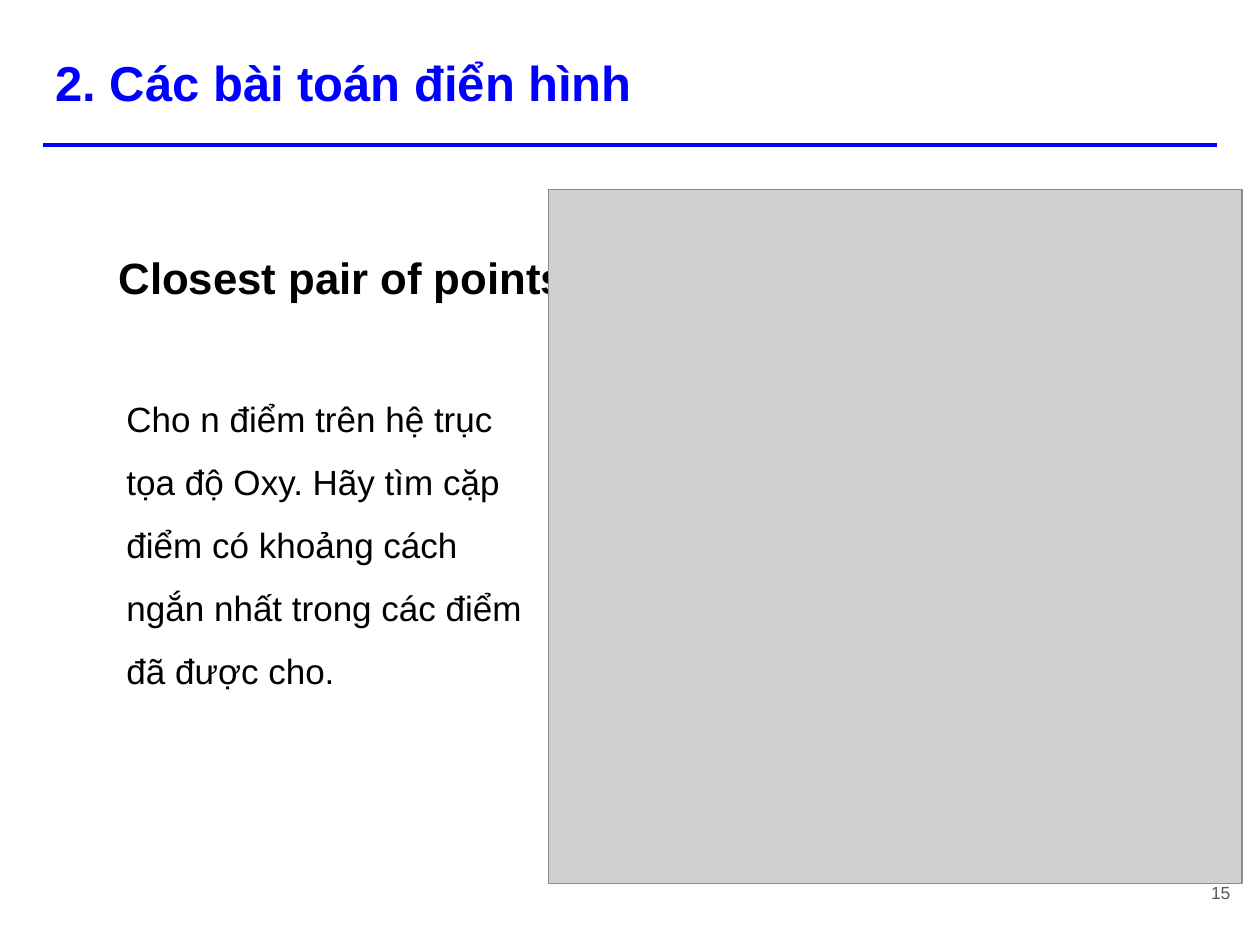
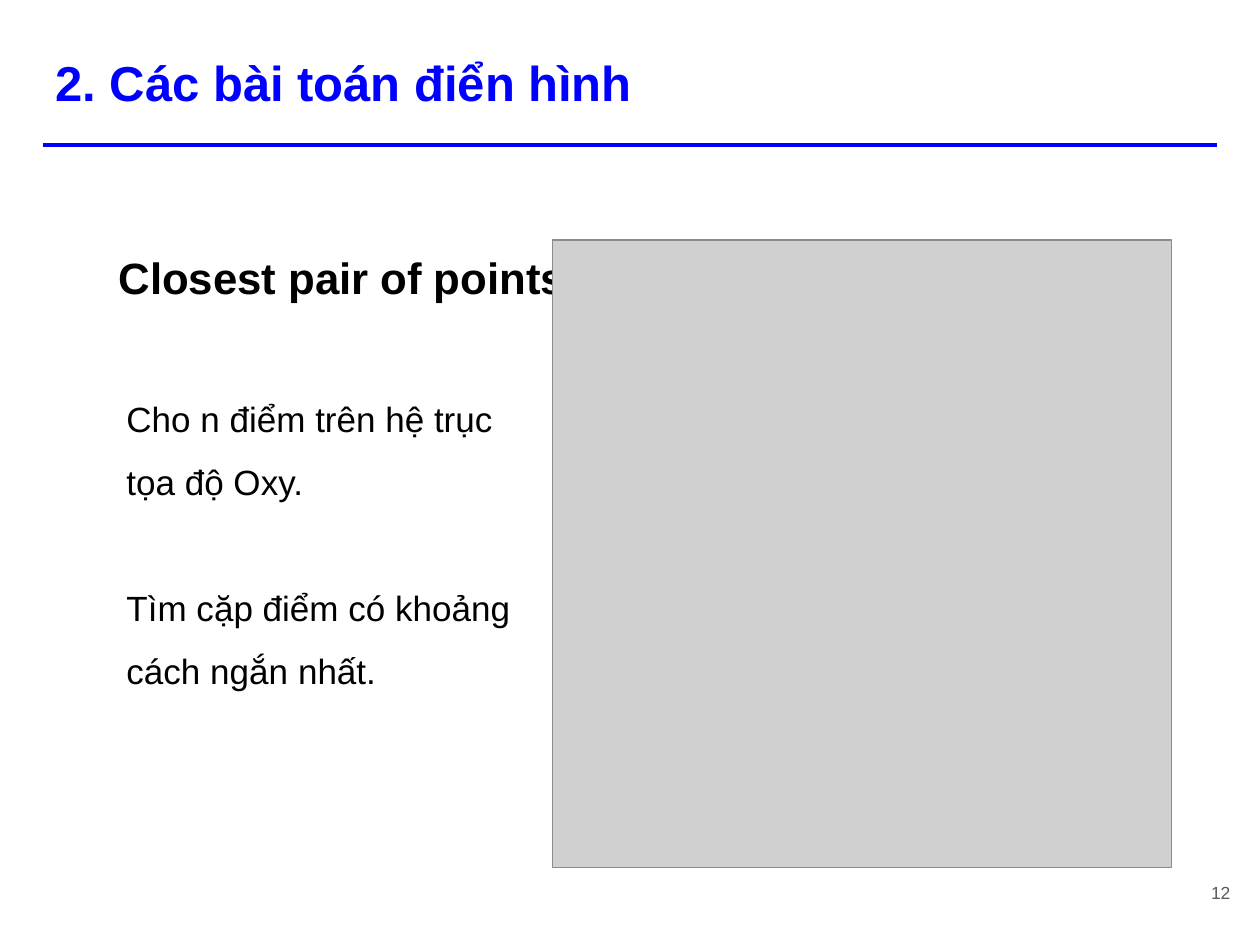
Before and after one commit to tiennvcs/CS112.L11.KHTN-DesignAnalysisAlgorithm, a slide deck: slide 12 of Seminar_DivideandConquer/[Seminar] Divide and Conquer.pptx (slide 15 before the commit). Drawn at 1260x945 pixels with LibreOffice and Linux fonts; fonts in the diff are those of the drawing; grey boxes stand for pictures. Boxes give left, top, right and bottom in pixels: in the first picture for what was removed or moved away, otherwise in the second. Text is boxed around its words. In the diff, an @@ line names an element or a change of style, - is before the commit and + after.

```diff
--- a/Seminar_DivideandConquer/[Seminar] Divide and Conquer.pptx
+++ b/Seminar_DivideandConquer/[Seminar] Divide and Conquer.pptx
@@ picture: place and size @@
-picture at [548, 189, 1242, 883]
+picture at [552, 239, 1171, 867]
@@ text at [126, 404, 510, 691]: text changed @@
-Cho n điểm trên hệ trục tọa độ Oxy. Hãy tìm cặp điểm có khoảng cách ngắn nhất trong các điểm đã được cho.
+Cho n điểm trên hệ trục tọa độ Oxy.
+Tìm cặp điểm có khoảng cách ngắn nhất.
@@ page number at [1211, 887, 1230, 899]: text changed @@
-15
+12
```
Also in this commit, not shown: 16 other slides changed, 1 slide added, 3 slides removed.
